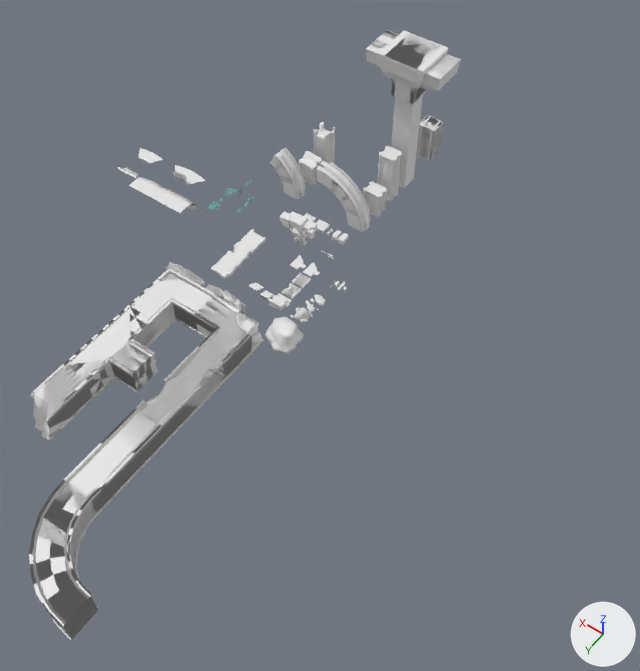
Renders of the FBX model Assets/Mesh/observatoryProps.fbx from each side of a commit.
Both versions are drawn from a 50 mm camera at (-1.27, 2.03, 2.37) aimed at (-0.24, 0.59, 0.11). Every picture has the same lights, and +X, +Y and +Z are marked at lower right. Where no turn or scale is listed for an object, it has been applied to the vertices.

Before the edit, the objects in view are built like this:
```python
me_area_mdbuild_sdplatform02_lod2 = bpy.data.meshes.new('Area_MdBuild_SdPlatform02_Lod2')
me_area_mdbuild_sdplatform02_lod2.from_pydata(...)  # 161 vertices, 226 faces; spans x -0.056..0.056, y 0.0..0.29, z 0.0..0.103
me_area_mdbuild_sdplatform02_lod2.materials.append(mat_ruinsyellow)  # white #e7e7e7
me_eff_model_waterfall_top_common_35_vo_001 = bpy.data.meshes.new('Eff_Model_WaterFall_Top_Common_35_Vo.001')
me_eff_model_waterfall_top_common_35_vo_001.from_pydata(...)  # 557 vertices, 994 faces; spans x -0.142..0.139, y -0.053..0.048, z -0.07..0.0
me_plane_010 = bpy.data.meshes.new('Plane.010')
me_plane_010.from_pydata(...)  # 330 vertices, 344 faces; spans x -0.044..0.17, y -0.03..0.03, z 0.0..0.214
me_plane_010.materials.append(mat_archmat)
ob_ob_arch_90_a_vol = bpy.data.objects.new('OB_Arch_90_A_Vol', me_plane_010)
ob_ob_arch_90_a_vol.location = (0.0, 0.0, 0.0)
ob_ob_modular_straight_b_vol = bpy.data.objects.new('OB_Modular_Straight_B_Vol', me_area_mdbuild_sdplatform02_lod2)
ob_ob_modular_straight_b_vol.location = (0.0, 0.85, 0.0)
ob_stage_prop_waterfall_top_common_35 = bpy.data.objects.new('Stage_Prop_WaterFall_Top_Common_35', me_eff_model_waterfall_top_common_35_vo_001)
ob_stage_prop_waterfall_top_common_35.location = (0.71, 0.3, 0.0)
# also in view: 'OB_Modular_Straight_A_Vol' at (0.0, 1.29, 0.05); 'OB_Modular_Straight_A_Col' at (0.0, 1.29, 0.05); 'OB_Modular_Corner_B_Vol' at (0.25, 0.75, 0.05); 'OB_Ruins_Pillar_A_Vol' at (0.0, -0.3, 0.29); 'OB_Arch_90_A_Col' at (0.06, 0.0, 0.11)
```
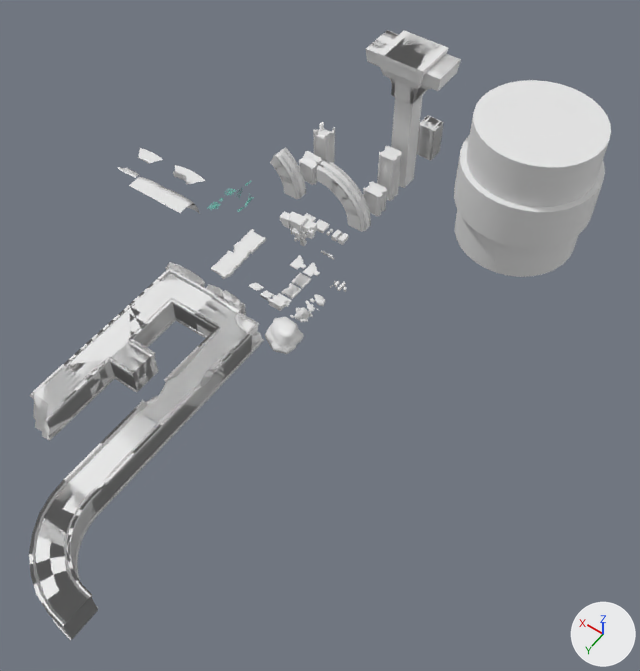
Changed parts and their boxes [x1, y1, x2, y2] in the pictures (640 x 671 px):
```json
{"object": "OB_Ruins_PlatformPillarSingle", "change": "added", "after": [454, 80, 611, 277]}
```

Edits to the scene script, one JSON object a line:
```json
{"op": "add", "block": "me_cylinder_007", "code": ["me_cylinder_007 = bpy.data.meshes.new('Cylinder.007')", "me_cylinder_007.from_pydata(...)  # 320 vertices, 318 faces; spans x -0.246..0.246, y -0.246..0.246, z 0.0..0.51", "me_cylinder_007.materials.append(mat_ruinsdirt)  # white #e7e7e7"]}
{"op": "add", "block": "ob_ob_ruins_platformpillarsingle", "code": ["ob_ob_ruins_platformpillarsingle = bpy.data.objects.new('OB_Ruins_PlatformPillarSingle', me_cylinder_007)", "ob_ob_ruins_platformpillarsingle.location = (-0.5, -0.3, 0.0)"]}
```
